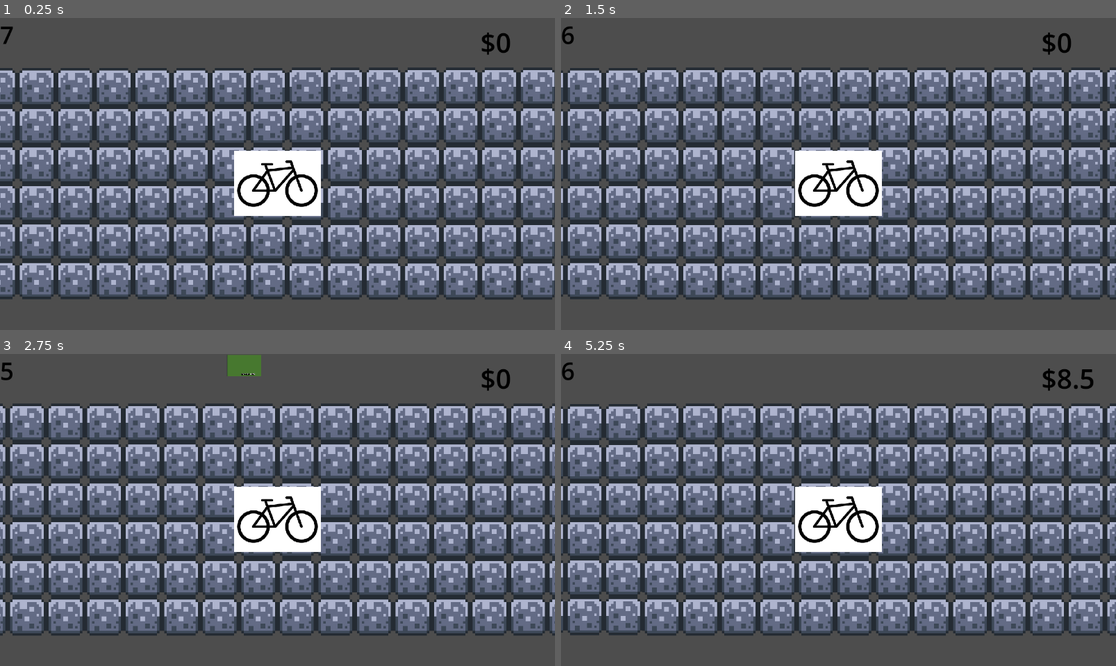
Above: before the commit, frames 1-4 (two rows, left to right).
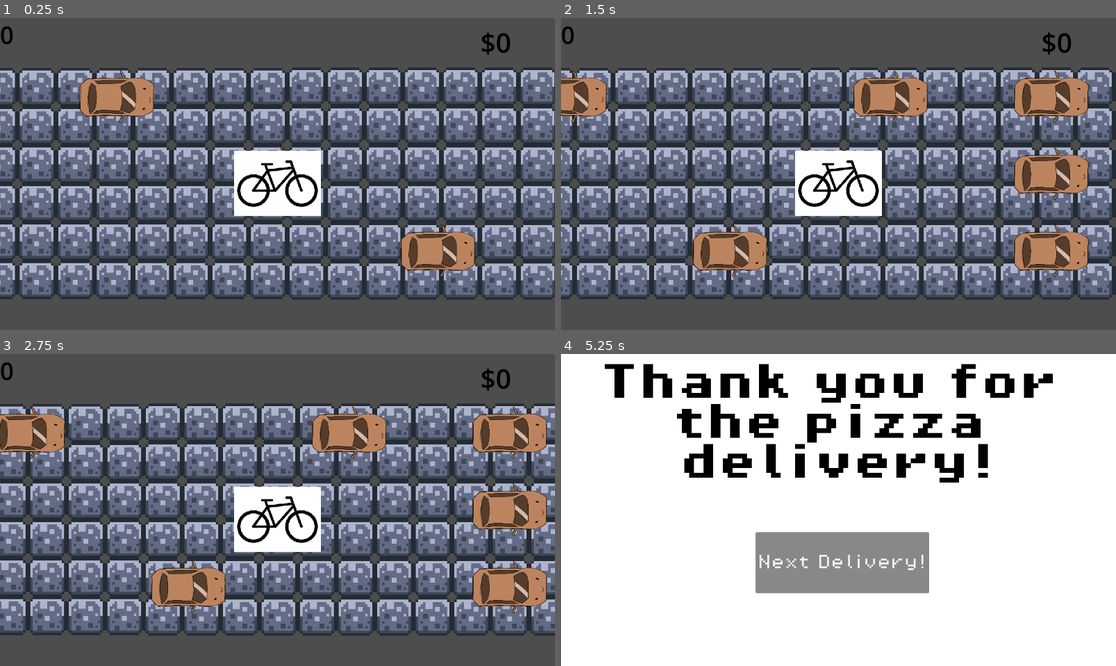
Above: after the commit, the same moments.

Repository: andreaTheCoder/brackeysgamejam
Game: Godot game, scene res://scenes/game.tscn
Two runs of this game, one before a commit and one after it. Both use one fixed random seed, a clock stepped at 60 frames per second and the inputs below.
Inputs (mouse positions are in pixels of both pictures, inside the frame that each line leads up to):
- Up to frame 1 (0.25 s): no input
- Up to frame 2 (1.5 s): hold Right (forward) 0.53-1.28 s; hold Space (button) 0.53-1.28 s; hold Left (backward) from 1.28 s (still down); tap Shift (deliver) at 1.35 s
- Up to frame 3 (2.75 s): release Left (backward) at 2.03 s; hold Right (forward) from 2.03 s (still down); hold Space (button) from 2.03 s (still down)
- Up to frame 4 (5.25 s): release Space (button) at 2.78 s; tap Shift (deliver) at 2.85, 5.1 s; release Right (forward) at 3.5 s; click (844, 563) at 3.5 s, where only the run before the commit has a clickable "Next Delivery!"; hold Space (button) 4.28-5.03 s; hold Left (backward) from 4.28 s (still down)

The runs differ from the first frame. In frame 1, 3.3% of the frame differs, in the area x 0-86%, y 2-84%; in frame 2, 46%; in frame 3, 46%; in frame 4, 98%, in the area x 0-100%, y 0-100%.

Commit message:
tiemscale experiment

Diff:
--- a/scenes/game.tscn
+++ b/scenes/game.tscn
@@ -62,6 +62,9 @@
 [node name="Game Manager" type="Node" parent="."]
 script = ExtResource("2_yqjtg")
 
+[node name="SpeedUp timer" type="Timer" parent="Game Manager"]
+ignore_time_scale = true
+
 [node name="Lane" parent="." instance=ExtResource("3_lnu2h")]
 position = Vector2(2, 2)
 scale = Vector2(0.5, 0.503103)
@@ -101,3 +104,4 @@
 scale = Vector2(0.5, 0.5)
 
 [connection signal="timeout" from="UI elements/time label/Timer" to="Game Manager" method="_on_timer_timeout"]
+[connection signal="timeout" from="Game Manager/SpeedUp timer" to="Bike" method="_on_speed_up_timer_timeout"]
--- a/scripts/bike.gd
+++ b/scripts/bike.gd
@@ -43,3 +43,9 @@
 
 func _on_stun_timer_timeout() -> void:
 	stunned = false
+
+
+
+func _on_speed_up_timer_timeout() -> void:
+	Engine.time_scale = 1
+	stunned = false
--- a/scripts/game_manager.gd
+++ b/scripts/game_manager.gd
@@ -3,6 +3,7 @@
 @onready var timer: Timer = $"../UI elements/time label/Timer"
 @onready var time_label: Label = $"../UI elements/time label"
 @onready var money: Label = $"../UI elements/money"
+@onready var speed_up_timer: Timer = $"SpeedUp timer"
 
 var delivery_time = 0
 var house_distance = 10
@@ -14,7 +15,9 @@
 
 func _ready() -> void:
 	start_delivery(house_distance)
-
+	Engine.time_scale = 100
+	speed_up_timer.wait_time = .5
+	speed_up_timer.start()
 func _process(delta: float) -> void:
 	checkRespawn()
 	time_remaining = int(ceil(timer.time_left))
